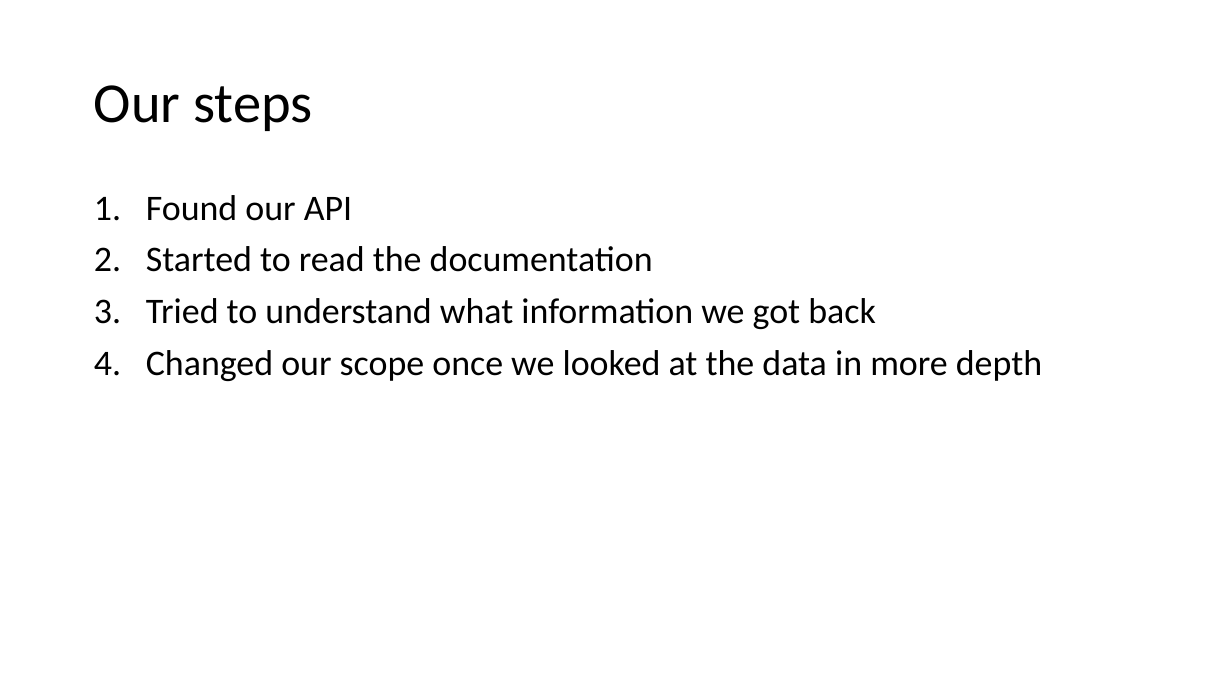
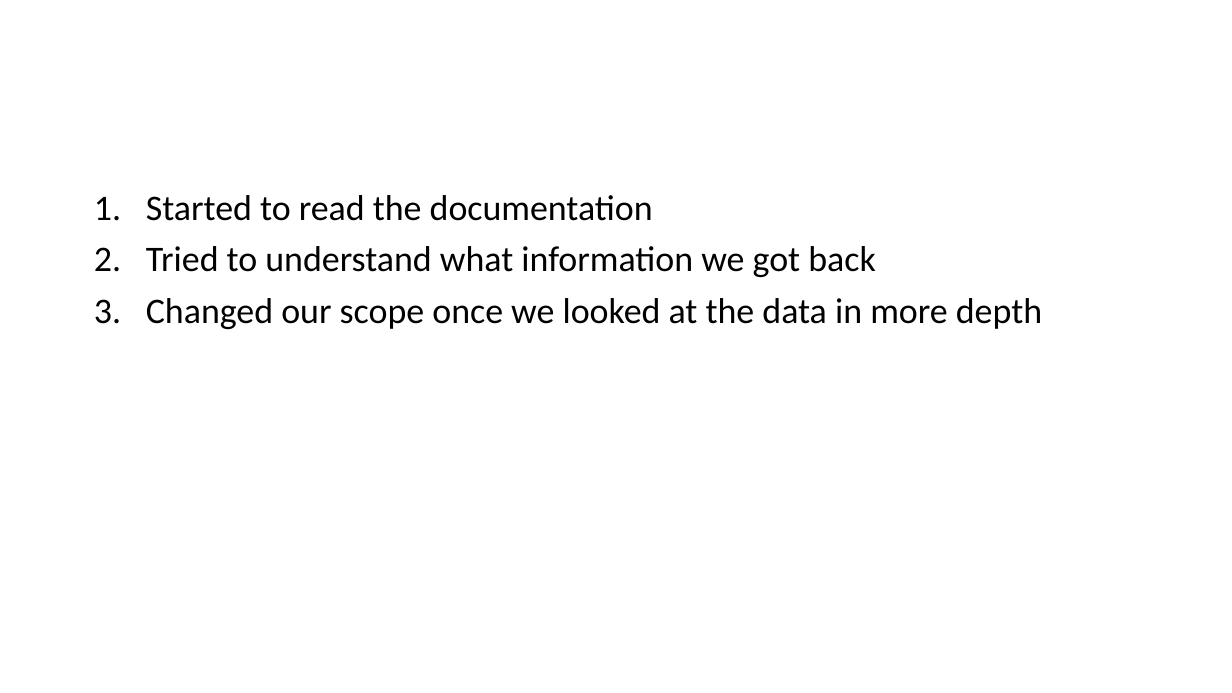
Before and after one commit to DCMilligan88/PriceVsHealth, a slide deck: slide 18 of Project 1 presentation.pptx (slide 10 before the commit). Drawn at 1232x693 pixels with LibreOffice and Linux fonts; fonts in the diff are those of the drawing. Boxes give left, top, right and bottom in pixels: in the first picture for what was removed or moved away, otherwise in the second. Text is boxed around its words. In the diff, an @@ line names an element or a change of style, - is before the commit and + after.

Commit message:
updating the presentation

```diff
--- a/Project 1 presentation.pptx
+++ b/Project 1 presentation.pptx
@@ title removed at [94, 85, 312, 131] @@
-Our steps
@@ text at [146, 195, 352, 221]: paragraph removed @@
-1. Found our API
```
Also in this commit, not shown: 8 slides added, 1 other file.
